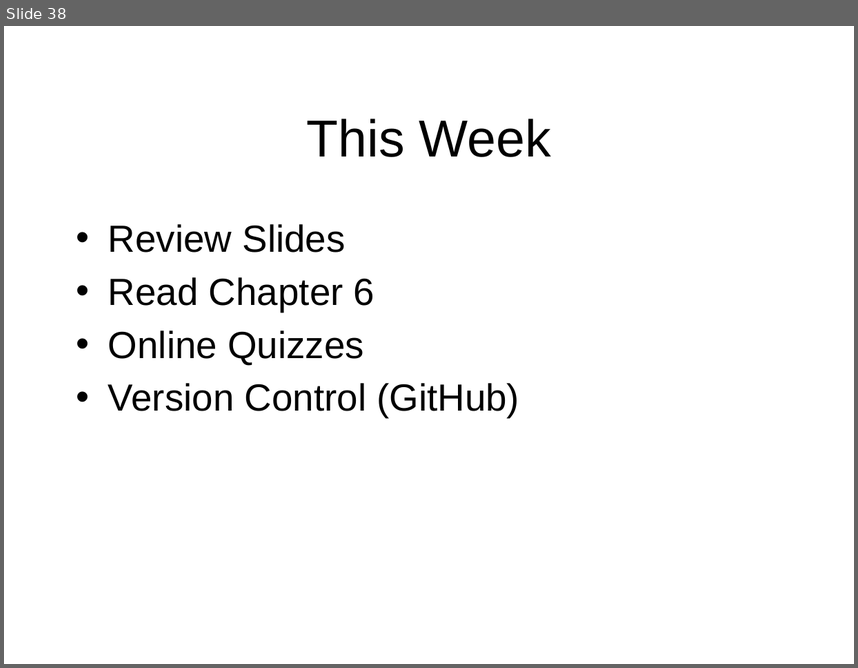
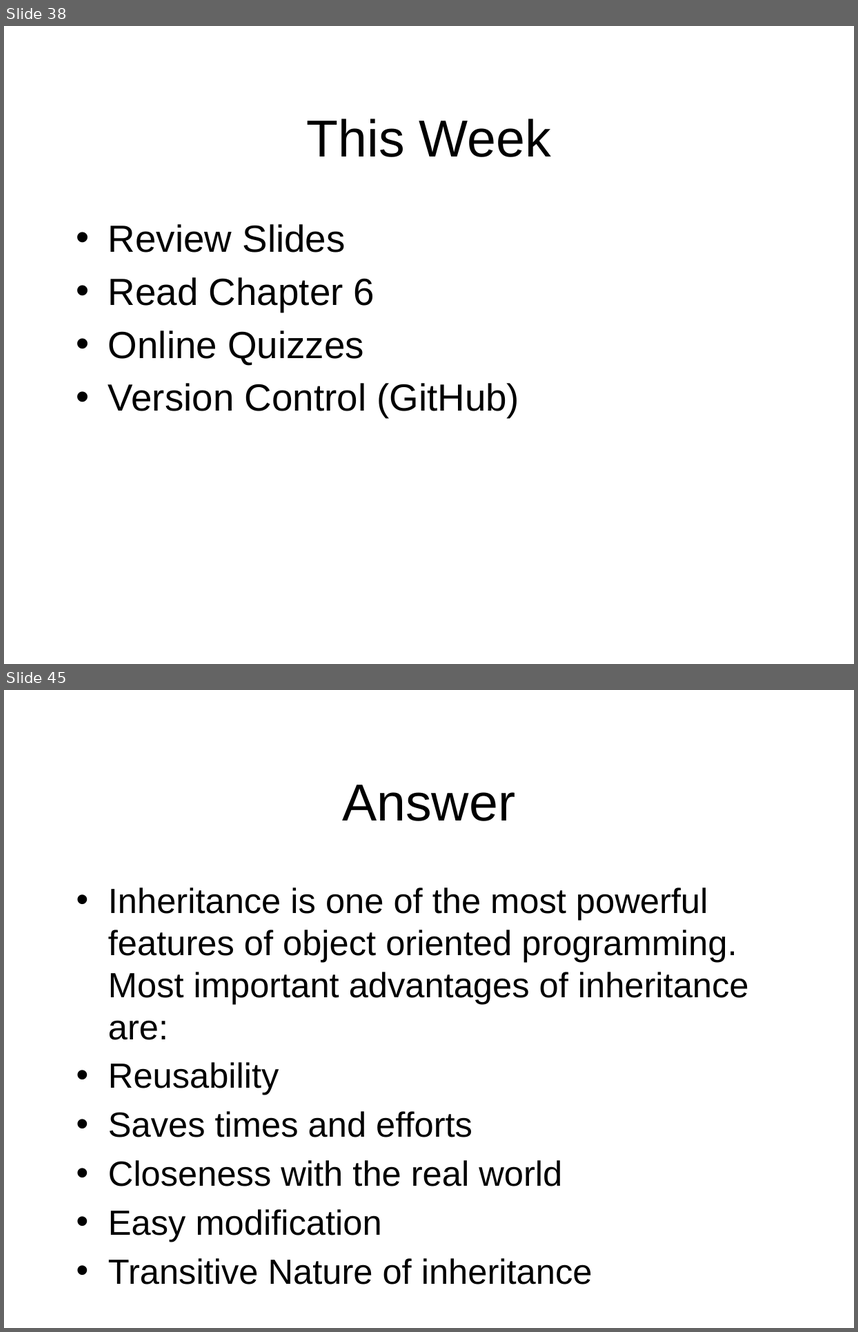
Before and after one commit to octaviordz/zjnu2017.github.io, a slide deck: OOAD/lectures/070--Notation.Part.2.pptx. Shown one above the other, each under a label of ours: slide 38 before the commit, slides 38 and 45 after it; the slides between them are not shown. The pictures are 858x668 and 858x1332 pixels, drawn with LibreOffice and Linux fonts; fonts in the diff are those of the drawing. Boxes give left, top, right and bottom in pixels: in the first picture for what was removed or moved away, otherwise in the second. Text is boxed around its words. In the diff, an @@ line names an element or a change of style, - is before the commit and + after.

```diff
--- a/OOAD/lectures/070--Notation.Part.2.pptx
+++ b/OOAD/lectures/070--Notation.Part.2.pptx
@@ slide 45 added at [4,690,854,1328], background #FFFFFF @@
@@ title added at [342,785,515,821], 44 pt, text #000000 @@
+Answer
@@ text added at [108,887,749,1284], 29.6 pt, text #000000 @@
+• Inheritance is one of the most powerful features of object oriented programming. Most important advantages of inheritance are:
+• Reusability
+• Saves times and efforts
+• Closeness with the real world
+• Easy modification
+• Transitive Nature of inheritance
```
Also in this commit, not shown: 1 slide changed, 9 other slides added.
